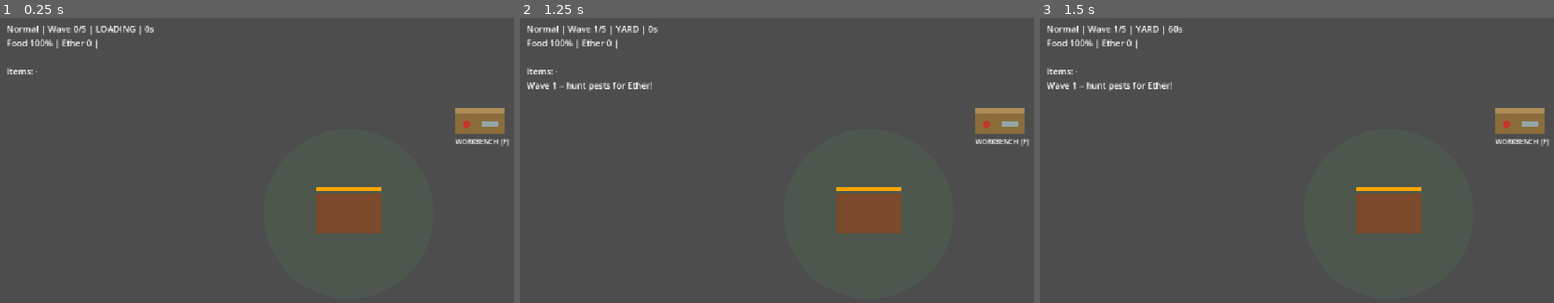
Above: before the commit, frames 1-3 (left to right).
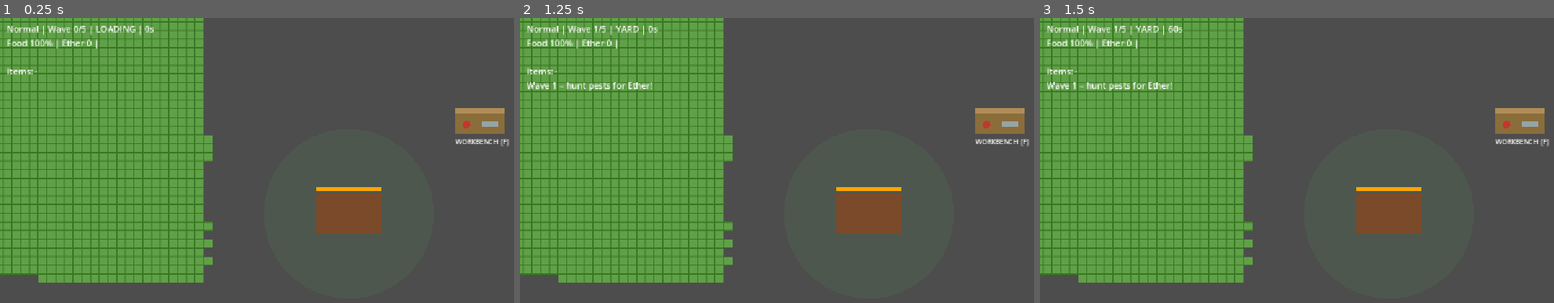
Above: after the commit, the same moments.

Repository: glacilaria/Hey_Rid_of_these_Pests
Game: Godot game, scene res://scenes/match.tscn
Two runs of this game, one before a commit and one after it. Both use one fixed random seed, a clock stepped at 60 frames per second and the inputs below. This scene is started directly instead of the project's main scene.
Inputs (mouse positions are in pixels of both pictures, inside the frame that each line leads up to):
- Up to frame 1 (0.25 s): no input
- Up to frame 2 (1.25 s): tap Enter at 0.5 s; move the mouse to (972, 177) at 0.52 s; press the mouse at (972, 177) at 0.53 s; hold D (move_right) from 0.53 s (still down)
- Up to frame 3 (1.5 s): tap Space at 1.25 s; move the mouse to (1230, 211) at 1.27 s; release D (move_right) at 1.28 s; release the mouse at (1230, 211) at 1.28 s; hold S (move_down) from 1.28 s (still down); tap F (interact) at 1.35 s

The runs differ from the first frame. In frame 1, 37% of the frame differs, in the area x 0-42%, y 0-93%; in frame 2, 37%; in frame 3, 37%.

Commit message:
Fix map: give Ground TileMapLayer a TileSet source so painted tiles show in the 2D editor
The Ground layer had 3651 tiles painted against TileSet source id 6, but the
TileSet was empty (no atlas source), so nothing rendered. Add a TileSetAtlasSource
at id 6 backed by a placeholder 16x16 atlas (assets/tiles/ground_placeholder.png).
Swap the texture for the real tileset art if you have it.

Diff:
--- a/scenes/match.tscn
+++ b/scenes/match.tscn
@@ -2,8 +2,23 @@
 
 [ext_resource type="Script" uid="uid://d0w2n82opvyca" path="res://scripts/match_manager.gd" id="1_t0cgm"]
 [ext_resource type="Script" uid="uid://ycj8hjsdlglx" path="res://scripts/dining_table.gd" id="2_5rc6j"]
+[ext_resource type="Texture2D" path="res://assets/tiles/ground_placeholder.png" id="3_ground"]
+
+[sub_resource type="TileSetAtlasSource" id="TileSetAtlasSource_ground"]
+texture = ExtResource("3_ground")
+0:0/0 = 0
+1:0/0 = 0
+2:0/0 = 0
+3:0/0 = 0
+4:0/0 = 0
+0:1/0 = 0
+1:1/0 = 0
+2:1/0 = 0
+3:1/0 = 0
+4:1/0 = 0
 
 [sub_resource type="TileSet" id="TileSet_q6ima"]
+sources/6 = SubResource("TileSetAtlasSource_ground")
 
 [node name="root" type="Node2D" unique_id=1243528980]
 script = ExtResource("1_t0cgm")
Binary file added: assets/tiles/ground_placeholder.png
